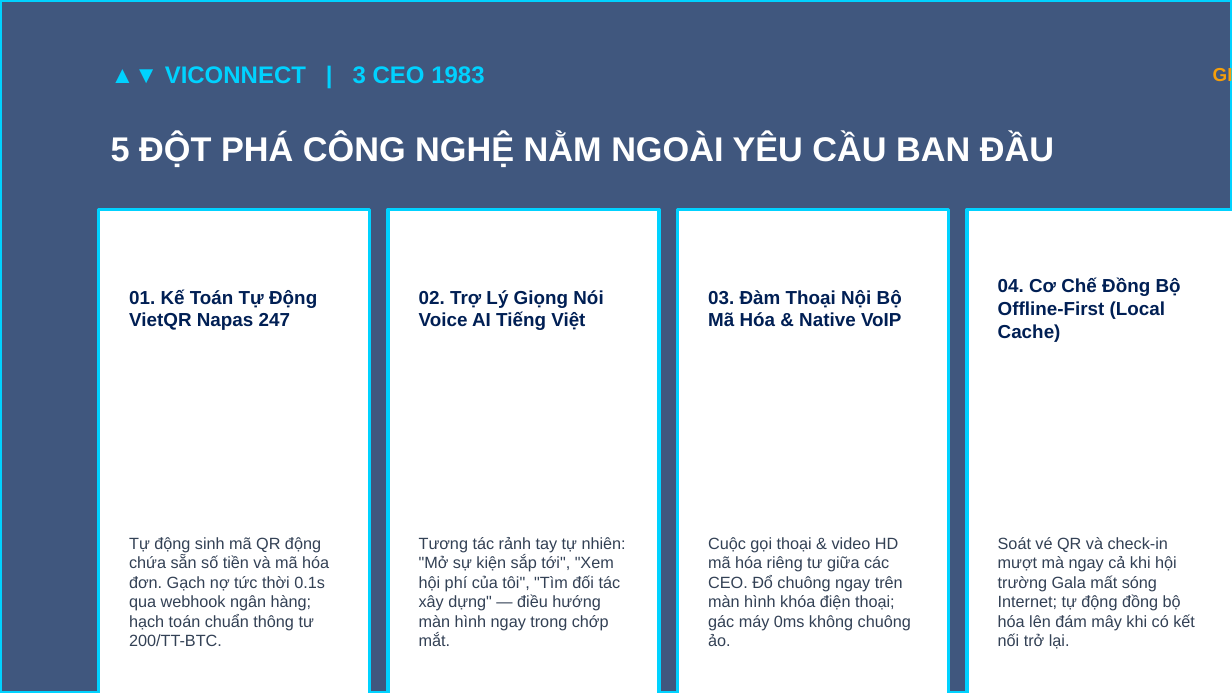
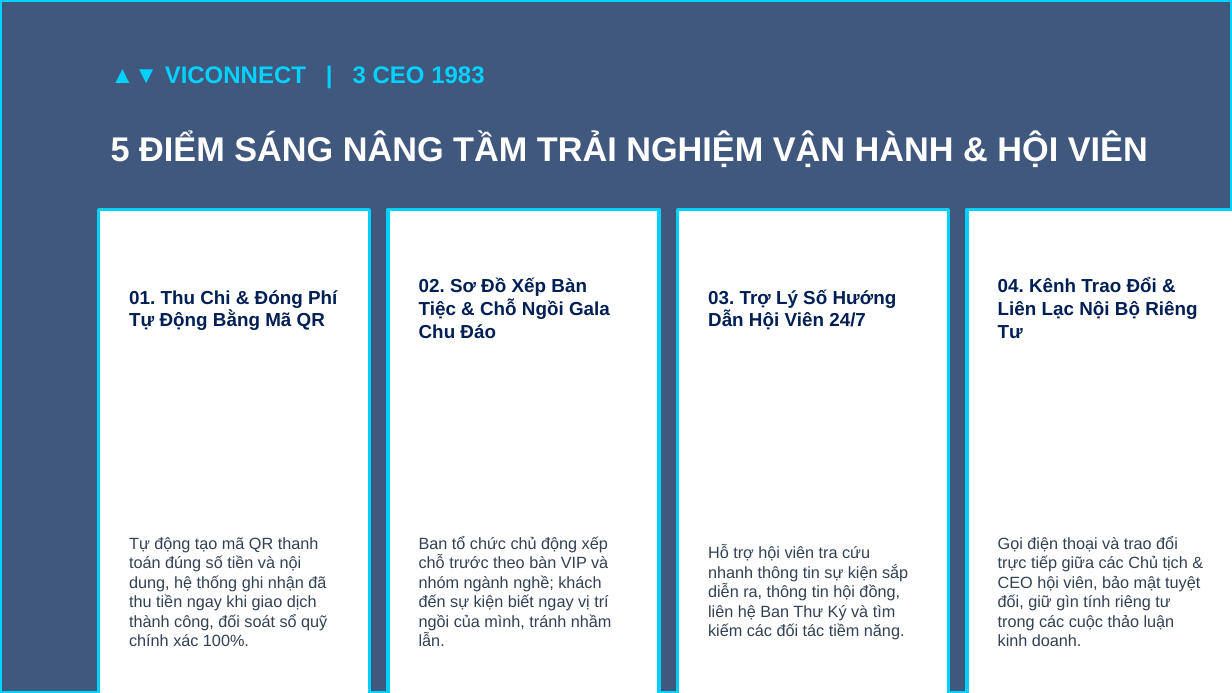
Before and after one commit to viconnect-product-team/ceo1983_project, a slide deck: slide 6 of apps/ceo1983_app_fe/public/docs/SLIDE_TONG_THE_HE_SINH_THAI_CEO1983.pptx. Drawn at 1232x693 pixels with LibreOffice and Linux fonts; fonts in the diff are those of the drawing; background and template pictures are left out. Boxes give left, top, right and bottom in pixels: in the first picture for what was removed or moved away, otherwise in the second. Text is boxed around its words. In the diff, an @@ line names an element or a change of style, - is before the commit and + after.

```diff
--- a/apps/ceo1983_app_fe/public/docs/SLIDE_TONG_THE_HE_SINH_THAI_CEO1983.pptx
+++ b/apps/ceo1983_app_fe/public/docs/SLIDE_TONG_THE_HE_SINH_THAI_CEO1983.pptx
@@ text at [986, 49, 1232, 99]: text changed @@
-GIÁ TRỊ GIA TĂNG TỪ VICONNECT
+GIÁ TRỊ GIA TĂNG THỰC TIỄN
@@ text at [111, 134, 1148, 167]: text changed @@
-5 ĐỘT PHÁ CÔNG NGHỆ NẰM NGOÀI YÊU CẦU BAN ĐẦU
+5 ĐIỂM SÁNG NÂNG TẦM TRẢI NGHIỆM VẬN HÀNH & HỘI VIÊN
@@ text at [129, 290, 337, 330]: text changed @@
-01. Kế Toán Tự Động VietQR Napas 247
+01. Thu Chi & Đóng Phí Tự Động Bằng Mã QR
@@ text at [419, 278, 610, 339]: text changed @@
-02. Trợ Lý Giọng Nói Voice AI Tiếng Việt
+02. Sơ Đồ Xếp Bàn Tiệc & Chỗ Ngồi Gala Chu Đáo
@@ text at [708, 289, 897, 330]: text changed @@
-03. Đàm Thoại Nội Bộ Mã Hóa & Native VoIP
+03. Trợ Lý Số Hướng Dẫn Hội Viên 24/7
@@ text at [998, 278, 1197, 338]: text changed @@
-04. Cơ Chế Đồng Bộ Offline-First (Local Cache)
+04. Kênh Trao Đổi & Liên Lạc Nội Bộ Riêng Tư
@@ text at [129, 537, 327, 646]: text changed @@
-Tự động sinh mã QR động chứa sẵn số tiền và mã hóa đơn. Gạch nợ tức thời 0.1s qua webhook ngân hàng; hạch toán chuẩn thông tư 200/TT-BTC.
+Tự động tạo mã QR thanh toán đúng số tiền và nội dung, hệ thống ghi nhận đã thu tiền ngay khi giao dịch thành công, đối soát sổ quỹ chính xác 100%.
@@ text at [419, 536, 612, 646]: text changed @@
-Tương tác rảnh tay tự nhiên: "Mở sự kiện sắp tới", "Xem hội phí của tôi", "Tìm đối tác xây dựng" — điều hướng màn hình ngay trong chớp mắt.
+Ban tổ chức chủ động xếp chỗ trước theo bàn VIP và nhóm ngành nghề; khách đến sự kiện biết ngay vị trí ngồi của mình, tránh nhầm lẫn.
@@ text at [998, 536, 1200, 646]: text changed @@
-Soát vé QR và check-in mượt mà ngay cả khi hội trường Gala mất sóng Internet; tự động đồng bộ hóa lên đám mây khi có kết nối trở lại.
+Gọi điện thoại và trao đổi trực tiếp giữa các Chủ tịch & CEO hội viên, bảo mật tuyệt đối, giữ gìn tính riêng tư trong các cuộc thảo luận kinh doanh.
@@ text at [708, 545, 908, 640]: text changed @@
-Cuộc gọi thoại & video HD mã hóa riêng tư giữa các CEO. Đổ chuông ngay trên màn hình khóa điện thoại; gác máy 0ms không chuông ảo.
+Hỗ trợ hội viên tra cứu nhanh thông tin sự kiện sắp diễn ra, thông tin hội đồng, liên hệ Ban Thư Ký và tìm kiếm các đối tác tiềm năng.
```
Also in this commit, not shown: 5 other slides changed, 21 other files.
